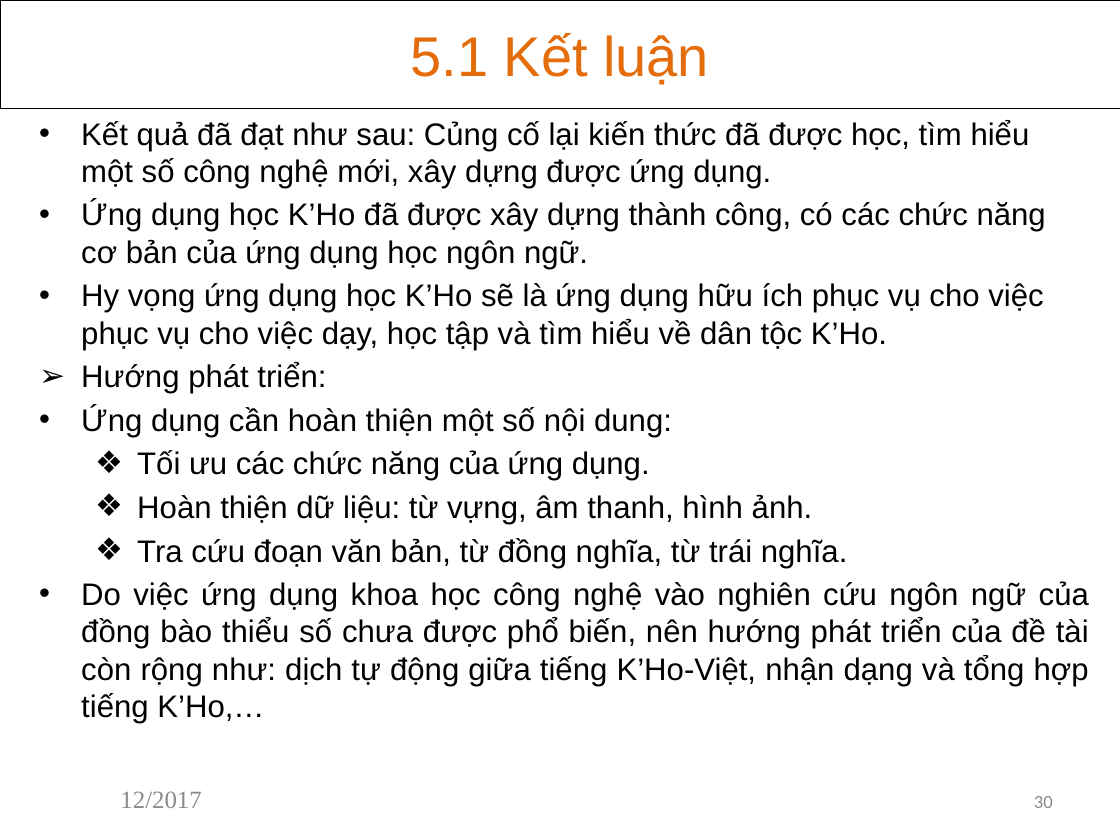
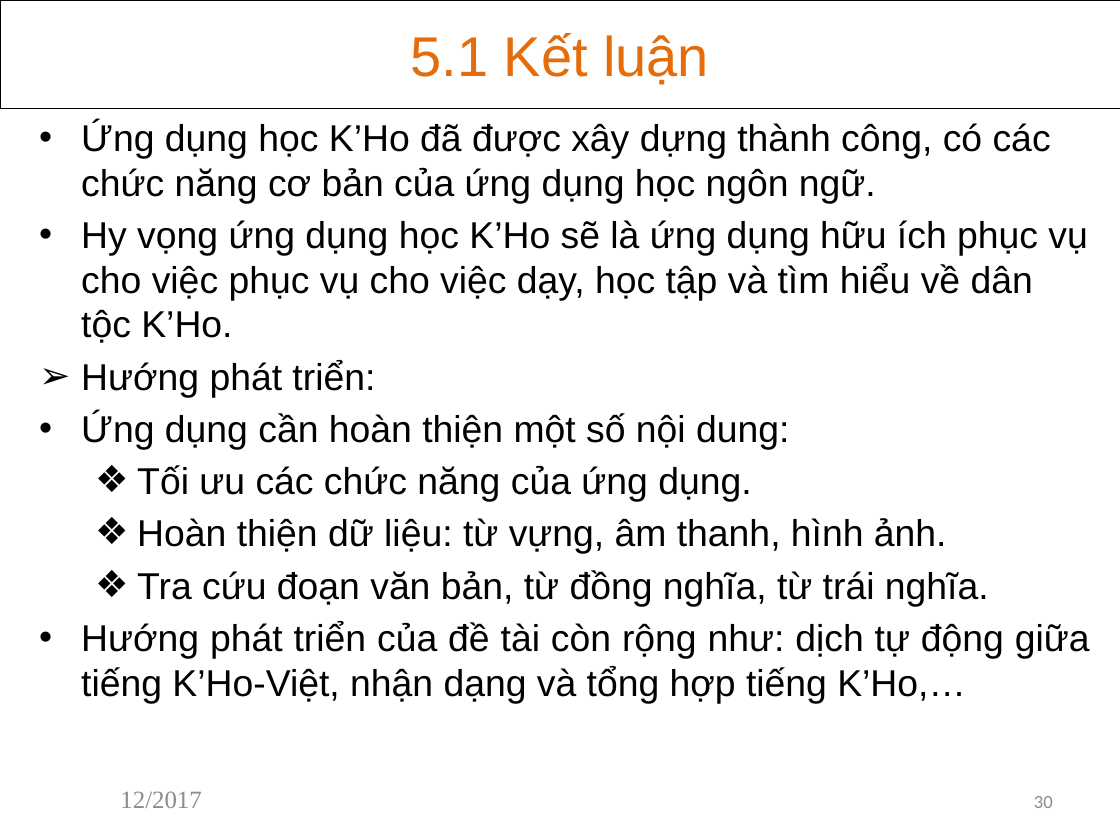
Before and after one commit to khanhvinhit/Do-An, a slide deck: slide 30 of THESIS/DACN_UD_Hoc_KHo_CTK37_BaoCao_D3.pptx. Drawn at 1120x840 pixels with LibreOffice and Linux fonts; fonts in the diff are those of the drawing. Boxes give left, top, right and bottom in pixels: in the first picture for what was removed or moved away, otherwise in the second. Text is boxed around its words. In the diff, an @@ line names an element or a change of style, - is before the commit and + after.

```diff
--- a/THESIS/DACN_UD_Hoc_KHo_CTK37_BaoCao_D3.pptx
+++ b/THESIS/DACN_UD_Hoc_KHo_CTK37_BaoCao_D3.pptx
@@ subtitle at box(81, 120, 1030, 188): paragraph removed @@
-• Kết quả đã đạt như sau: Củng cố lại kiến thức đã được học, tìm hiểu một số công nghệ mới, xây dựng được ứng dụng.
@@ subtitle at box(81, 121, 1087, 606): size 20 to 24 pt in "Ứng dụng học K’Ho đã được xây ...", "Hy vọng ứng dụng học K’Ho sẽ ...", "Hướng phát triển:", "Ứng dụng cần hoàn thiện một số ..." and 3 more places @@
@@ subtitle at box(81, 622, 1090, 703): text changed; size 20 to 24 pt @@
-• Do việc ứng dụng khoa học công nghệ vào nghiên cứu ngôn ngữ của đồng bào thiểu số chưa được phổ biến, nên hướng phát triển của đề tài còn rộng như: dịch tự động giữa tiếng K’Ho-Việt, nhận dạng và tổng hợp tiếng K’Ho,…
+• Hướng phát triển của đề tài còn rộng như: dịch tự động giữa tiếng K’Ho-Việt, nhận dạng và tổng hợp tiếng K’Ho,…
```
Also in this commit, not shown: 1 other file.
